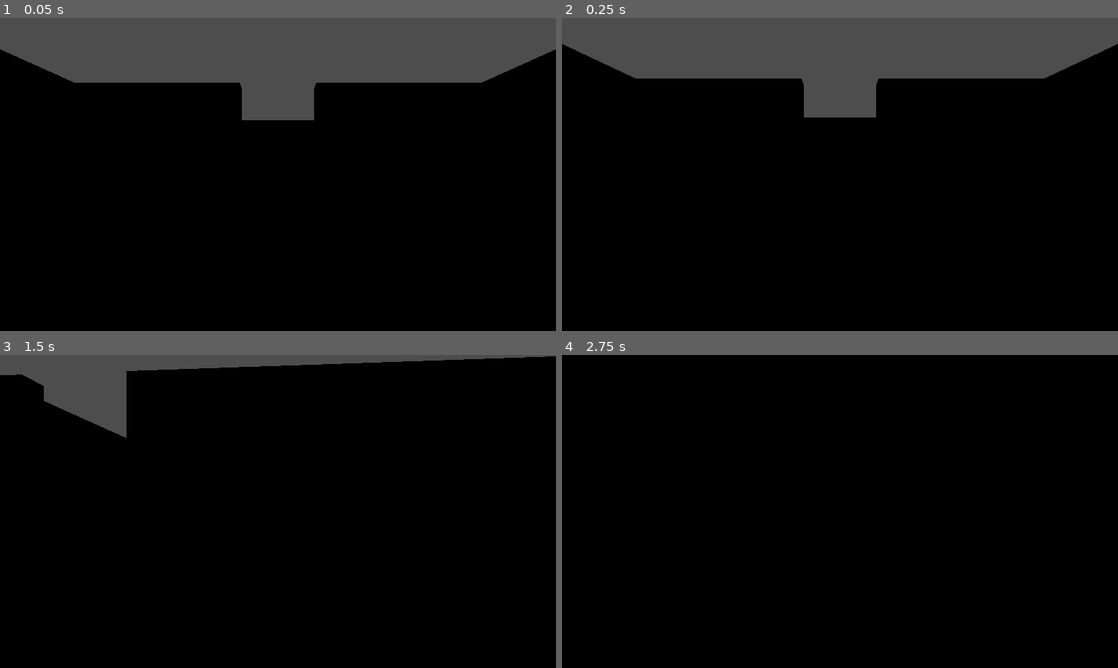
Above: before the commit, frames 1-4 (two rows, left to right).
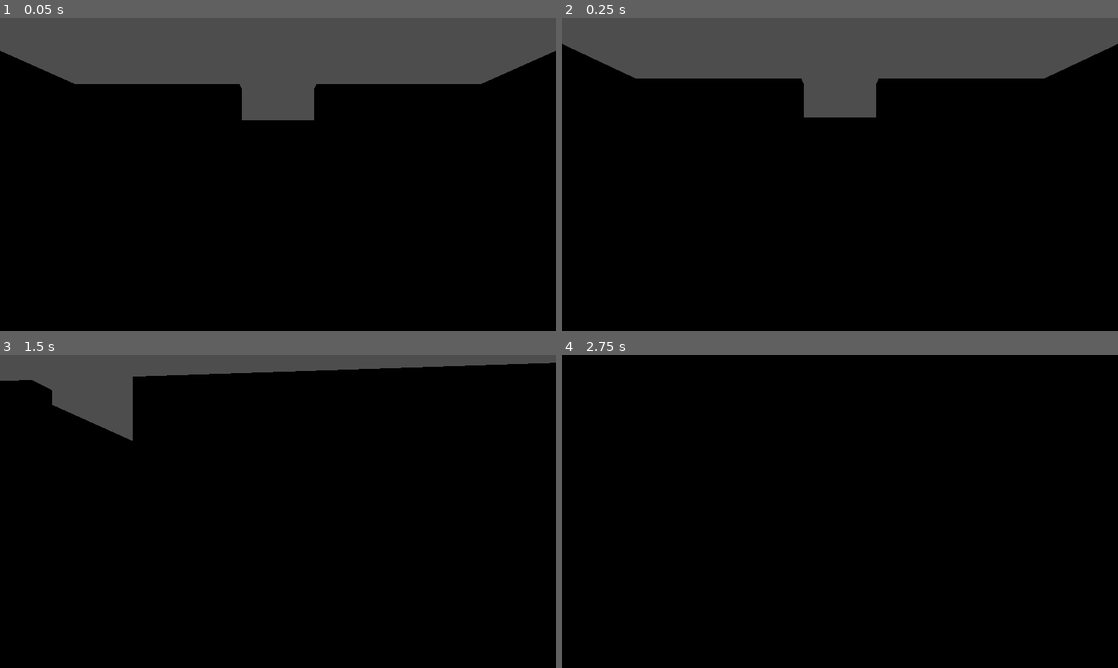
Above: after the commit, the same moments.

Repository: BK3000gamer/Wizit-
Game: Godot game, scene res://Levels/test.tscn
Two runs of this game, one before a commit and one after it. Both use one fixed random seed, a clock stepped at 60 frames per second and the inputs below.
Inputs (mouse positions are in pixels of both pictures, inside the frame that each line leads up to):
- Up to frame 1 (0.05 s): no input
- Up to frame 2 (0.25 s): no input
- Up to frame 3 (1.5 s): tap Enter at 0.5 s; move the mouse to (305, 511) at 0.52 s; hold W (forward) from 0.53 s (still down); tap Space (jump) at 0.77 s; move the mouse to (250, 511) at 1.27 s
- Up to frame 4 (2.75 s): keep holding W (forward); tap Space (jump) at 1.52 s; move the mouse to (851, 505) at 2.02 s

The runs differ from the first frame. In frame 1, 0.4% of the frame differs, in the area x 0-100%, y 10-23%; in frame 2, less than 0.1%; in frame 3, 1.9%, in the area x 0-100%, y 0-28%; in frame 4, nothing differs.

Commit message:
added airstrafe

Diff:
--- a/Entities/Player/Scripts/fall.gd
+++ b/Entities/Player/Scripts/fall.gd
@@ -3,6 +3,10 @@
 @export_category("Connected States")
 @export var IdleState: State
 @export var RunState: State
+
+func enter() -> void:
+	MovementController.Acceleration = 3
+	MovementController.Deceleration = 0.1
 
 func process_physics(_delta: float) -> State:
 	if parent.is_on_floor():
--- a/Entities/Player/Scripts/idle.gd
+++ b/Entities/Player/Scripts/idle.gd
@@ -4,6 +4,10 @@
 @export var RunState: State
 @export var JumpState: State
 @export var FallState: State
+
+func enter() -> void:
+	MovementController.Acceleration = 7.0
+	MovementController.Deceleration = 8.0
 
 func process_input(event: InputEvent) -> State:
 	if event.is_action_pressed("jump") and parent.is_on_floor():
--- a/Entities/Player/Scripts/jump.gd
+++ b/Entities/Player/Scripts/jump.gd
@@ -7,6 +7,8 @@
 
 func enter() -> void:
 	MovementController.jump()
+	MovementController.Acceleration = 3
+	MovementController.Deceleration = 0.1
 
 func process_physics(_delta: float) -> State:
 	if parent.velocity.y < 0.0:
--- a/Entities/Player/Scripts/movement_controller.gd
+++ b/Entities/Player/Scripts/movement_controller.gd
@@ -10,11 +10,17 @@
 @export var Speed: float
 @export var Acceleration: float
 @export var Deceleration: float
+@export var AirStrafeCurve: Curve
+@export var AirStrafeMultiplier: float
 
 var JumpVelocity: float
 var JumpGravity: float
 var FallGravity: float
 var Direction: Vector3
+var wishVel: Vector3
+var samplePoint: float
+const minStrafeAngle := 0.0
+const maxStrafeAngle := 180.0
 
 func _ready() -> void:
 	JumpVelocity = (2.0 * JumpHeight) / JumpTimeToPeak
@@ -24,24 +30,36 @@
 func _get_gravity() -> float:
 	return JumpGravity if parent.velocity.y > 0.0 else FallGravity
 
-func process_input(event: InputEvent) -> void:
+func process_input(_event: InputEvent) -> void:
 	var dir = Input.get_vector("left","right","forward","backward")
 	parent.InputDir = Vector3(dir.x, 0, dir.y)
 
 func process_physics(delta: float) -> void:
-	Direction = (parent.transform.basis * parent.InputDir).normalized()
+	Direction = parent.InputDir.rotated(Vector3.UP, parent.get_rotation().y).normalized()
+
+	if !parent.is_on_floor():
+		samplePoint = (rad_to_deg(getHorizontalAngle(parent.velocity, wishVel)) - minStrafeAngle) / maxStrafeAngle
+		wishVel *= 1.0 + (AirStrafeCurve.sample(samplePoint) * AirStrafeMultiplier)
+
 	move(delta)
 	parent.velocity.y += _get_gravity() * delta
-
 	parent.move_and_slide()
 
 func move(delta: float) -> void:
-	var wishVel: Vector3 = Direction * Speed
+	wishVel = Direction * Speed
+	print("wish velocity", wishVel)
 
 	if Direction.length() > 0:
-		parent.velocity = lerp(parent.velocity, wishVel, Acceleration * delta)
+		parent.velocity.x = lerp(parent.velocity.x, wishVel.x, Acceleration * delta)
+		parent.velocity.z = lerp(parent.velocity.z, wishVel.z, Acceleration * delta)
 	else:
-		parent.velocity = lerp(parent.velocity, wishVel, Deceleration * delta)
+		parent.velocity.x = lerp(parent.velocity.x, wishVel.x, Deceleration * delta)
+		parent.velocity.z = lerp(parent.velocity.z, wishVel.z, Deceleration * delta)
 
 func jump() -> void:
 	parent.velocity.y = JumpVelocity
+
+func getHorizontalAngle(vec1 : Vector3, vec2 : Vector3) -> float:
+	vec1.y = 0
+	vec2.y = 0
+	return abs(vec1.angle_to(vec2))
--- a/Entities/Player/Scripts/run.gd
+++ b/Entities/Player/Scripts/run.gd
@@ -5,6 +5,10 @@
 @export var JumpState: State
 @export var FallState: State
 @export var SlideState: State
+
+func enter() -> void:
+	MovementController.Acceleration = 7.0
+	MovementController.Deceleration = 8.0
 
 func process_input(event: InputEvent) -> State:
 	if event.is_action_pressed("jump") and parent.is_on_floor():
--- a/Entities/Player/Scripts/state_machine.gd
+++ b/Entities/Player/Scripts/state_machine.gd
@@ -17,7 +17,6 @@
 	CurrentState.enter()
 
 func process_physics(delta: float) -> void:
-	print(CurrentState)
 	var NewState = CurrentState.process_physics(delta)
 	if NewState:
 		change_state(NewState)
--- a/Entities/Player/player.tscn
+++ b/Entities/Player/player.tscn
@@ -9,6 +9,10 @@
 [ext_resource type="Script" uid="uid://bqem5ijih5ito" path="res://Entities/Player/Scripts/camera_controller.gd" id="4_tekja"]
 [ext_resource type="Script" uid="uid://bpjoehaqado04" path="res://Entities/Player/Scripts/jump.gd" id="5_7a1se"]
 [ext_resource type="Script" uid="uid://cbb3otpgv8pbg" path="res://Entities/Player/Scripts/fall.gd" id="6_lub02"]
+
+[sub_resource type="Curve" id="Curve_lub02"]
+_data = [Vector2(0, 0), 0.0, 0.0, 0, 0, Vector2(0.25, 1), 0.0, 0.0, 0, 0, Vector2(0.5, 0), 0.0, 0.0, 0, 0]
+point_count = 3
 
 [sub_resource type="CapsuleShape3D" id="CapsuleShape3D_mv1ah"]
 radius = 0.3
@@ -59,12 +63,14 @@
 
 [node name="Movement Controller" type="Node" parent="." unique_id=595677260]
 script = ExtResource("2_3uyv8")
-JumpHeight = 7.999999999999744
-JumpTimeToPeak = 0.7999999999999744
-JumpTimeToDescent = 0.499999999999984
+JumpHeight = 0.999999999999968
+JumpTimeToPeak = 0.2999999999999904
+JumpTimeToDescent = 0.249999999999992
 Speed = 9.99999999999968
 Acceleration = 6.999999999999776
 Deceleration = 7.999999999999744
+AirStrafeCurve = SubResource("Curve_lub02")
+AirStrafeMultiplier = 0.999999999999968
 
 [node name="Camera Controller" type="Node3D" parent="." unique_id=755558440]
 transform = Transform3D(1, 0, 0, 0, 1, 0, 0, 0, 1, 0, 0.5, 0)
